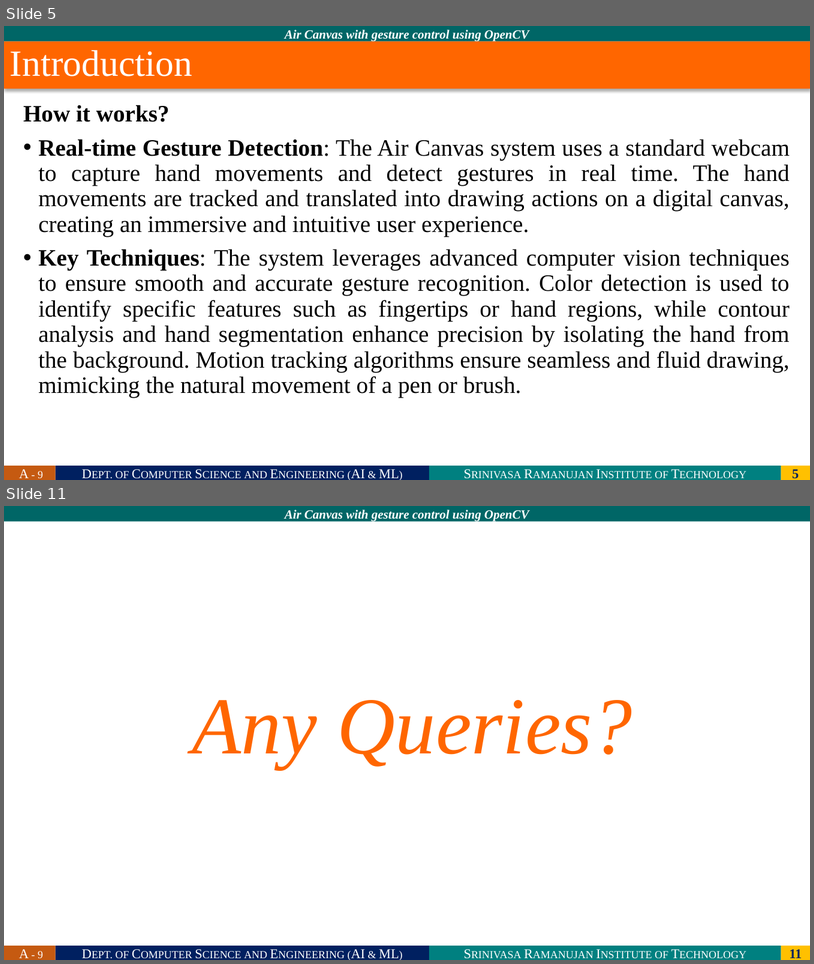
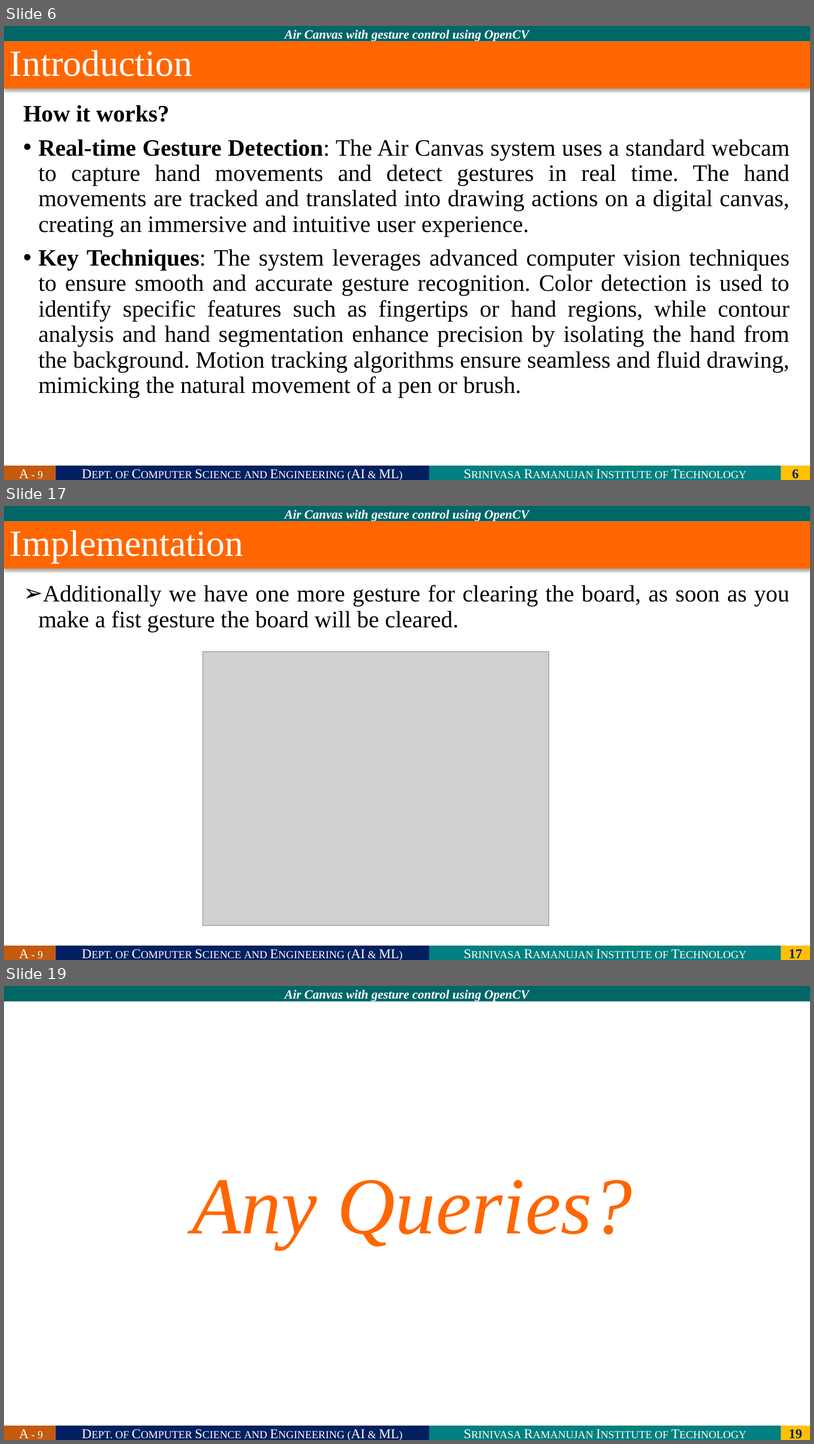
Before and after one commit to 214g1a3332/Project_A9, a slide deck: Review - 0 Template.pptx. Shown one above the other, each under a label of ours: slides 5 and 11 before the commit, slides 6, 17 and 19 after it; the slides between them are not shown. The pictures are 814x964 and 814x1444 pixels, drawn with LibreOffice and Linux fonts; fonts in the diff are those of the drawing; grey boxes stand for pictures; background and template pictures are left out. Boxes give left, top, right and bottom in pixels: in the first picture for what was removed or moved away, otherwise in the second. Text is boxed around its words. In the diff, an @@ line names an element or a change of style, - is before the commit and + after.

```diff
--- a/Review - 0 Template.pptx
+++ b/Review - 0 Template.pptx
@@ slide 17 added at (4, 506, 810, 960), background #FFFFFF; not listed: 5 template elements that a slide beside it also shows @@
@@ title added at (4, 521, 810, 568), fill #FF6600, 44 pt, text #FFFFFF @@
+Implementation
@@ text added at (38, 585, 790, 631), 28 pt, text #000000 @@
+➢ Additionally we have one more gesture for clearing the board, as soon as you make a fist gesture the board will be cleared.
@@ picture added at (203, 651, 549, 925) @@
@@ what was slide 5 is now slide 6 @@
@@ page number at (792, 469, 799, 478): text changed @@
-5
+6
@@ what was slide 11 is now slide 19 @@
@@ page number at (789, 1429, 803, 1438): text changed @@
-11
+19
```
Also in this commit, not shown: 5 slides changed, 8 other slides added, 1 slide removed, 2 other files.
